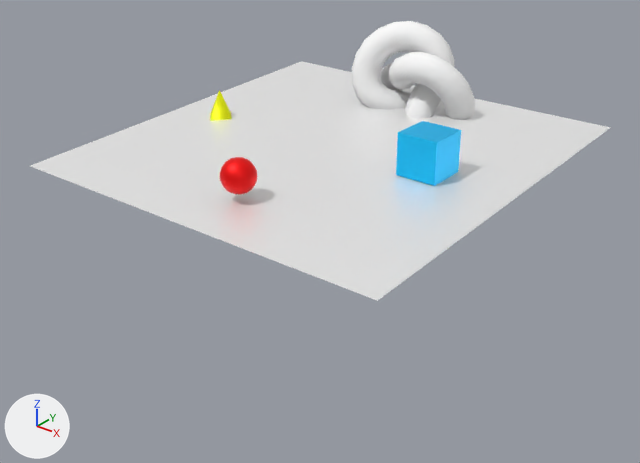
Renders of the glTF model public/model/scene.gltf from each side of a commit.
The view is the same before and after, from a camera (50 mm lens) standing at (12.47, -15.91, 7.0) and looking at (0.29, -0.68, -2.44). The axes (+X, +Y, +Z) are drawn at lower left. The lights are the same throughout. Where no turn or scale is listed for an object, it has been applied to the vertices.
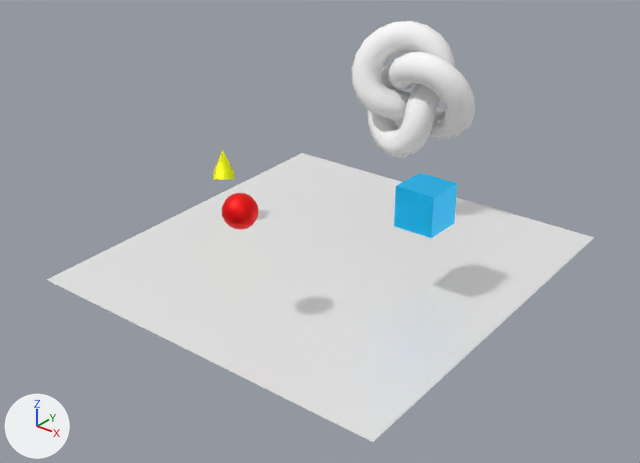
The newer file is also turned or shifted as a whole; pictures and numbers use the older file's frame.

What differs and where, as boxes [x1, y1, x2, y2] in the pictures (640 x 463 px):
'Plane', moved
    before: [30, 61, 611, 301]
    after: [47, 153, 594, 442]
'Box', moved
    before: [396, 121, 461, 186]
    after: [394, 173, 457, 238]
'Icosahedron', moved
    before: [220, 157, 257, 195]
    after: [222, 193, 258, 230]
'Cylinder', moved
    before: [210, 90, 231, 121]
    after: [213, 150, 234, 180]

The change in detail:
Object 'Plane' (ob_plane) moves from (0.0, 0.0, -0.5) to (0.0, 0.0, -3.54).
Object 'Box' (ob_box) moves from (2.82, 0.0, 0.0) to (2.82, 0.0, -1.26).
Object 'Cylinder' (ob_cylinder) moves from (-3.61, 0.0, -0.15) to (-3.61, 0.0, -1.81).
Object 'Icosahedron' (ob_icosahedron) moves from (0.29, -3.43, -0.1) to (0.29, -3.43, -0.92).
